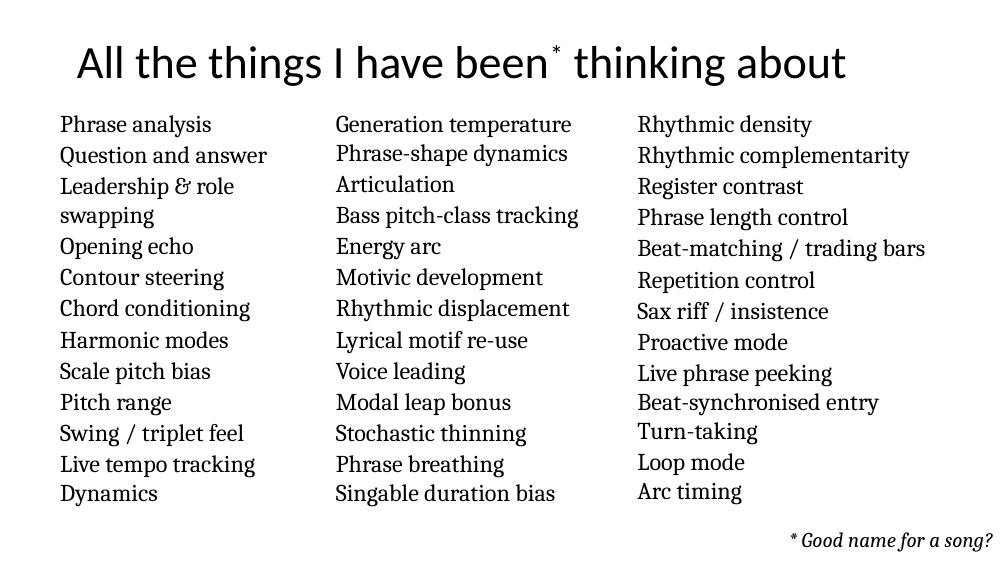
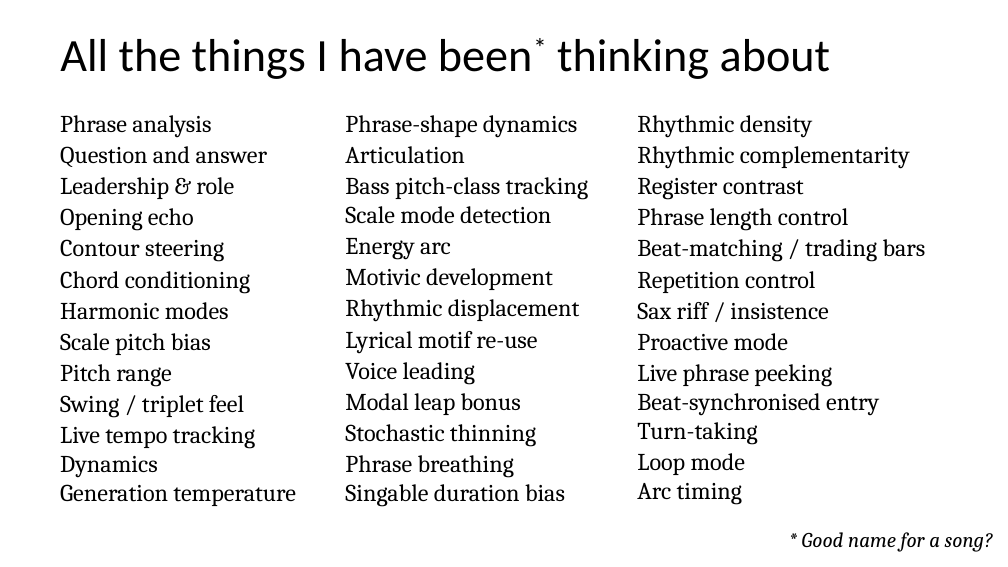
Before and after one commit to davidderoure/wolfson, a slide deck: slide 4 of docs/wolfson.pptx. Drawn at 1008x567 pixels with LibreOffice and Linux fonts; fonts in the diff are those of the drawing. Boxes give left, top, right and bottom in pixels: in the first picture for what was removed or moved away, otherwise in the second. Text is boxed around its words. In the diff, an @@ line names an element or a change of style, - is before the commit and + after.

```diff
--- a/docs/wolfson.pptx
+++ b/docs/wolfson.pptx
@@ title "All the things I have ...": place and size @@
-title "All the things I have ..." at (77, 46, 846, 86)
+title "All the things I have ..." at (60, 39, 830, 79)
@@ text "Phrase-shape dynamics": place and size @@
-text "Phrase-shape dynamics" at (336, 115, 578, 506)
+text "Phrase-shape dynamics" at (345, 115, 588, 506)
@@ text at (345, 115, 578, 137): text changed @@
-Generation temperature
-Phrase-shape dynamics
+Phrase-shape dynamics
@@ text at (60, 177, 234, 199): text changed @@
-Leadership & role swapping
+Leadership & role
@@ text at (345, 177, 588, 224): text changed @@
-Bass pitch-class tracking
+Bass pitch-class tracking
+Scale mode detection
@@ text at (60, 426, 296, 506): text changed @@
-Live tempo tracking
-Dynamics
+Live tempo tracking
+Dynamics
+Generation temperature
```
Also in this commit, not shown: 4 other slides changed, 1 other file.
